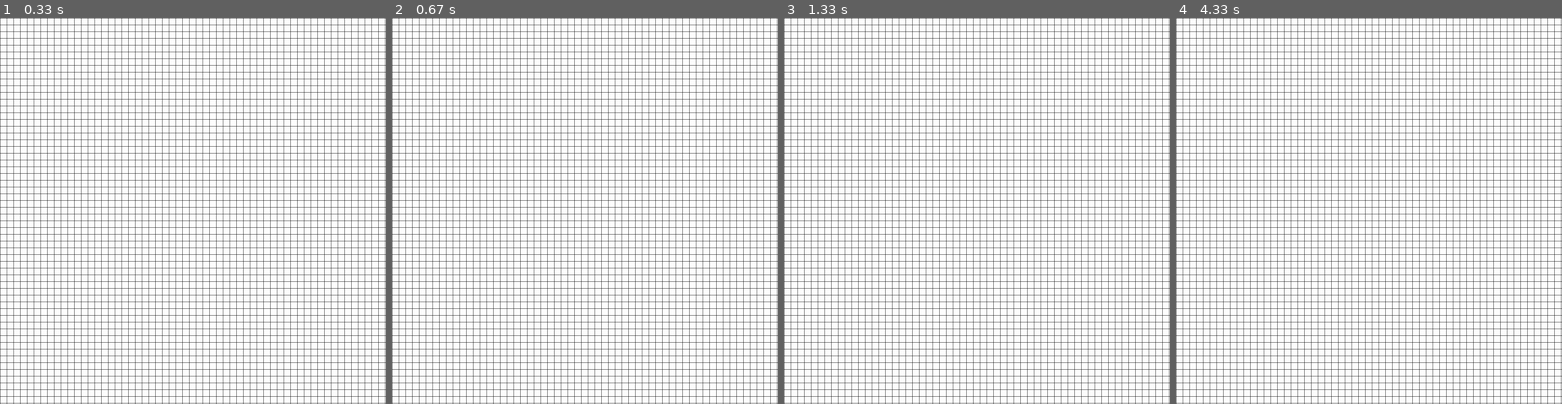
Above: before the commit, frames 1-4 (left to right).
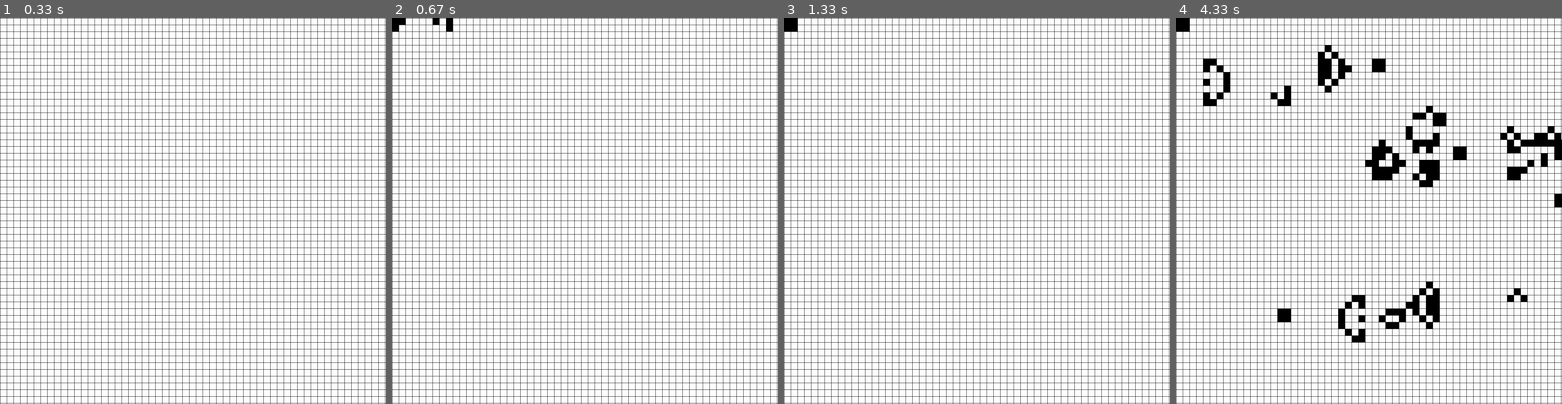
Above: after the commit, the same moments.

Repository: starman/pygame-of-life
Game: pygame game, started from main.py
Same seed, same stepped clock (60 frames per second), same inputs: the game is played once before the commit and once after it.
Inputs (mouse positions are in pixels of both pictures, inside the frame that each line leads up to):
- Up to frame 1 (0.33 s): no input
- Up to frame 2 (0.67 s): tap X at 0.33 s
- Up to frame 3 (1.33 s): tap Space at 0.67 s
- Up to frame 4 (4.33 s): tap X at 2.07, 2.37, 2.57, 2.87, 3.13, 3.47, 3.77, 3.9, 4.3 s; tap Space at 2.15, 3.55 s; move the mouse to (1507, 180) at 2.53 s; move the mouse to (1253, 79) at 3.1 s; move the mouse to (1507, 299) at 3.43 s; move the mouse to (1450, 160) at 3.87 s; move the mouse to (1392, 319) at 4.27 s

Frame 1 is identical in both runs. In frame 2, 0.2% of the frame differs, in the area x 0-16%, y 0-4%; in frame 3, 0.1%; in frame 4, 4.9%, in the area x 0-100%, y 0-84%.

Commit message:
Add Gosper Glider Gun

Diff:
--- a/main.py
+++ b/main.py
@@ -100,6 +100,38 @@
             for column in range(HEIGHT//self.cell_size):
                 self.grid[row][column].set_dead()
 
+    def gosper(self):
+        pos = pygame.mouse.get_pos()
+        column = pos[0] // (self.cell_size + self.gridline)
+        row = pos[1] // (self.cell_size + self.gridline)
+
+        template = [[0,0,0,0,0,0,0,0,0,0,0,0,0,0,0,0,0,0,0,0,0,0,0,0,1,0,0,0,0,0,0,0,0,0,0,0],
+                    [0,0,0,0,0,0,0,0,0,0,0,0,0,0,0,0,0,0,0,0,0,0,1,0,1,0,0,0,0,0,0,0,0,0,0,0],
+                    [0,0,0,0,0,0,0,0,0,0,0,0,1,1,0,0,0,0,0,0,1,1,0,0,0,0,0,0,0,0,0,0,0,0,1,1],
+                    [0,0,0,0,0,0,0,0,0,0,0,1,0,0,0,1,0,0,0,0,1,1,0,0,0,0,0,0,0,0,0,0,0,0,1,1],
+                    [1,1,0,0,0,0,0,0,0,0,1,0,0,0,0,0,1,0,0,0,1,1,0,0,0,0,0,0,0,0,0,0,0,0,0,0],
+                    [1,1,0,0,0,0,0,0,0,0,1,0,0,0,1,0,1,1,0,0,0,0,1,0,1,0,0,0,0,0,0,0,0,0,0,0],
+                    [0,0,0,0,0,0,0,0,0,0,1,0,0,0,0,0,1,0,0,0,0,0,0,0,1,0,0,0,0,0,0,0,0,0,0,0],
+                    [0,0,0,0,0,0,0,0,0,0,0,1,0,0,0,1,0,0,0,0,0,0,0,0,0,0,0,0,0,0,0,0,0,0,0,0],
+                    [0,0,0,0,0,0,0,0,0,0,0,0,1,1,0,0,0,0,0,0,0,0,0,0,0,0,0,0,0,0,0,0,0,0,0,0]]
+
+        for i in range(9):
+            for j in range(36):
+                x = row+i-5
+                y = column+j-16
+                try:
+                    if(x >= 0 and y >= 0):
+                        if template[i][j] == 1:
+                            self.grid[row+i-5][column+j-16].set_alive()
+                        else:
+                            self.grid[row+i-5][column+j-16].set_dead()
+                except IndexError:
+                    pass
+                except Exception as e:
+                    print(e)
+
+
+
 
 pygame.init()
 pygame.display.set_caption("Conway's Game of Life")
@@ -131,6 +163,8 @@
                 PLAYING = not PLAYING
             if event.key == pygame.K_c:
                 game.clear()
+            if event.key == pygame.K_x:
+                game.gosper()
 
     if PLAYING:
         game.grid = game.process()
